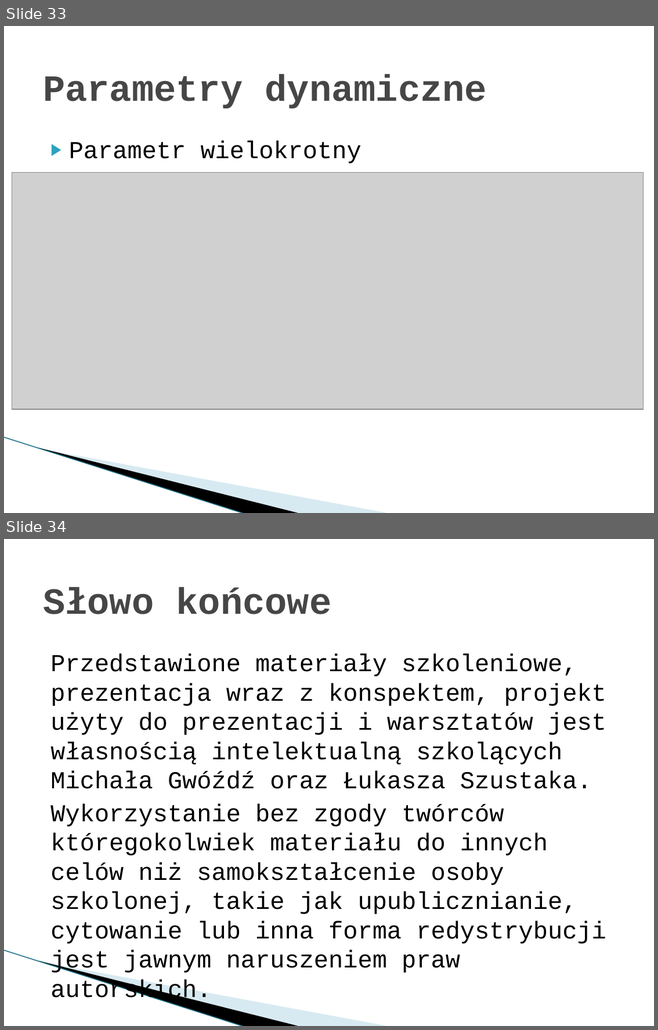
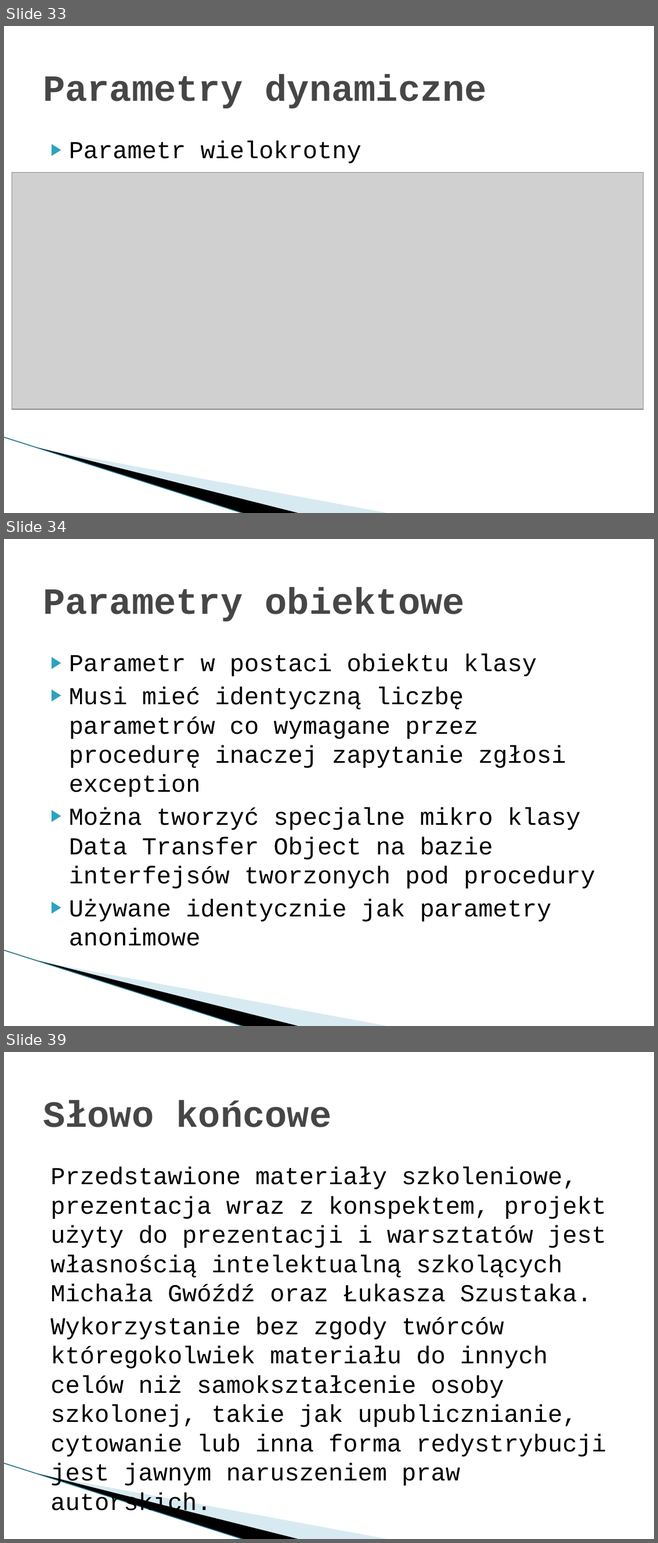
Before and after one commit to mietghar/Dapper_Workshop, a slide deck: Files/Szkolenie warsztatowe Dapper.pptx. Shown one above the other, each under a label of ours: slides 33 and 34 before the commit, slides 33, 34 and 39 after it; the slides between them are not shown. The pictures are 658x1030 and 658x1543 pixels, drawn with LibreOffice and Linux fonts; fonts in the diff are those of the drawing; grey boxes stand for pictures; background and template pictures are left out. Boxes give left, top, right and bottom in pixels: in the first picture for what was removed or moved away, otherwise in the second. Text is boxed around its words. In the diff, an @@ line names an element or a change of style, - is before the commit and + after.

```diff
--- a/Files/Szkolenie warsztatowe Dapper.pptx
+++ b/Files/Szkolenie warsztatowe Dapper.pptx
@@ slide 34 added at (x1=4, y1=539, x2=654, y2=1026), background #FFFFFF; not listed: 3 template elements that a slide beside it also shows @@
@@ title added at (x1=43, y1=587, x2=465, y2=621), 41 pt, text #464646, bold @@
+Parametry obiektowe
@@ text added at (x1=69, y1=654, x2=595, y2=946), 27 pt, text #000000 @@
+▶ Parametr w postaci obiektu klasy
+▶ Musi mieć identyczną liczbę parametrów co wymagane przez procedurę inaczej zapytanie zgłosi exception
+▶ Można tworzyć specjalne mikro klasy Data Transfer Object na bazie interfejsów tworzonych pod procedury
+▶ Używane identycznie jak parametry anonimowe
@@ what was slide 34 is now slide 39 @@
```
Also in this commit, not shown: 4 other slides added.
